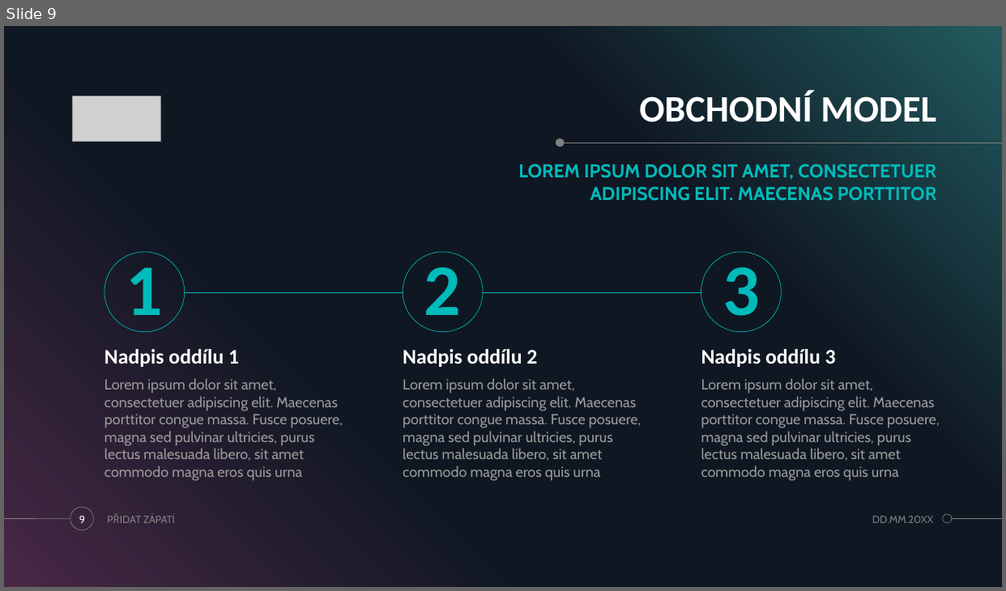
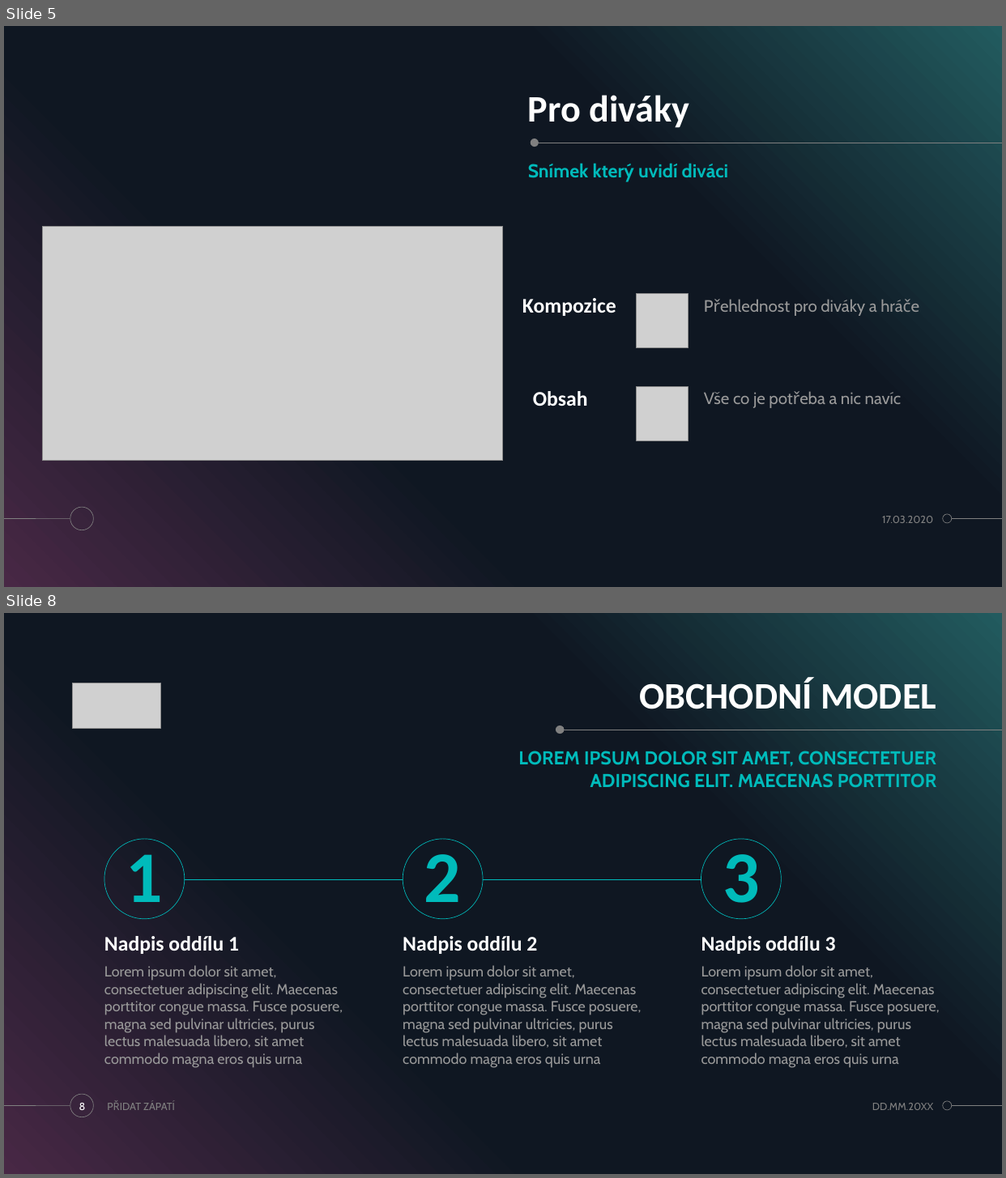
Before and after one commit to OpecenaPalacinka/UUR, a slide deck: Casomira/Prezentace casomiry.pptx. Shown one above the other, each under a label of ours: slide 9 before the commit, slides 5 and 8 after it; the slides between them are not shown. The pictures are 1006x591 and 1006x1178 pixels, drawn with LibreOffice and Linux fonts; fonts in the diff are those of the drawing; grey boxes stand for pictures. Boxes give left, top, right and bottom in pixels: in the first picture for what was removed or moved away, otherwise in the second. Text is boxed around its words. In the diff, an @@ line names an element or a change of style, - is before the commit and + after.

```diff
--- a/Casomira/Prezentace casomiry.pptx
+++ b/Casomira/Prezentace casomiry.pptx
@@ slide 5 added at <box>4,26,1002,587</box>, background #000000; not listed: 5 template elements that a slide beside it also shows @@
@@ title added at <box>528,95,689,128</box>, 36 pt, text #FFFFFF, bold @@
+Pro diváky
@@ ellipse added at <box>530,139,539,147</box>, fill #808080 @@
@@ line added from (1002, 143) to (537, 143), #808080 0.5 pt @@
@@ text added at <box>528,163,728,182</box>, 18 pt, text #00BBBB, bold @@
+Snímek který uvidí diváci
@@ picture added at <box>42,227,503,461</box> @@
@@ text added at <box>522,298,616,316</box>, 20 pt, text #FFFFFF, bold @@
+Kompozice
@@ picture added at <box>636,294,688,348</box> @@
@@ text added at <box>794,299,877,316</box>, 16 pt, text #999999 @@
+Přehlednost pro diváky a hráče
@@ picture added at <box>636,386,688,441</box> @@
@@ text added at <box>533,391,588,406</box>, 20 pt, text #FFFFFF, bold @@
+Obsah
@@ text added at <box>704,392,901,408</box>, 16 pt, text #999999 @@
+Vše co je potřeba a nic navíc
@@ text added at <box>882,516,933,523</box>, 10 pt, text #808080 @@
+17.03.2020
@@ what was slide 9 is now slide 8 @@
@@ page number at <box>79,1103,86,1110</box>: text changed @@
-9
+8
```
Also in this commit, not shown: 6 other slides added, 8 slides removed, 2 other files.
